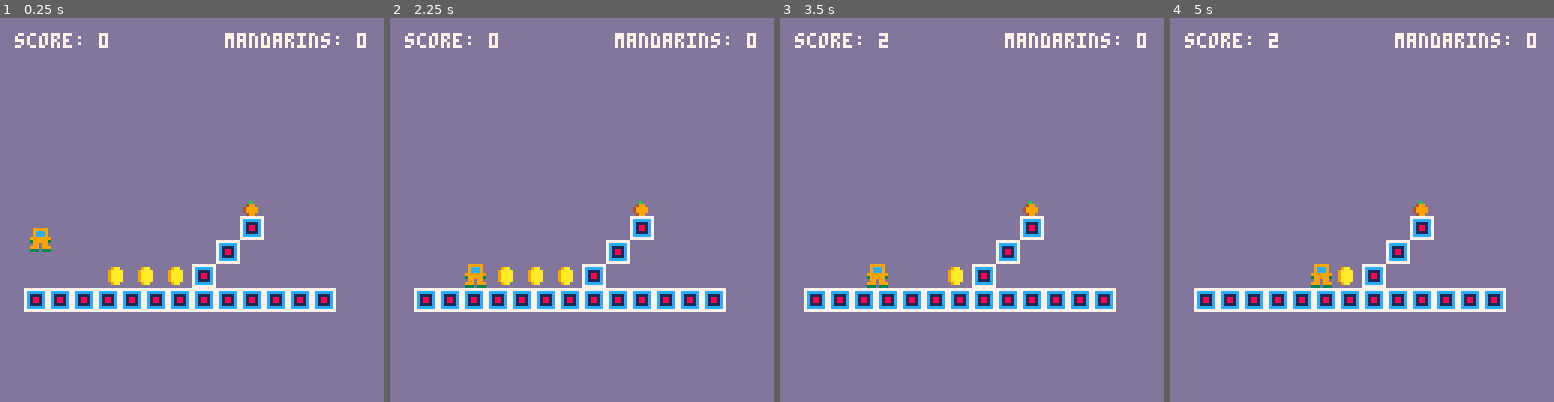
Above: before the commit, frames 1-4 (left to right).
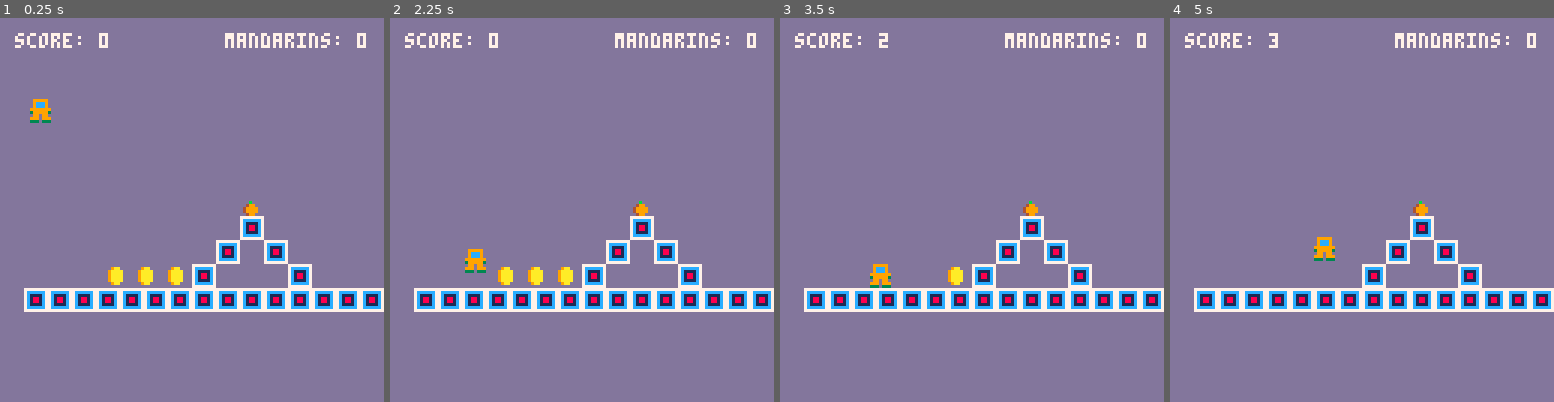
Above: after the commit, the same moments.

Repository: Thomasjkeel/first-game
Game: PICO-8 cartridge first_game.p8
The game is run twice, just before and just after one commit, with the same random seed, the same clock (stepped at 60 frames per second) and the same inputs.
Inputs:
- Up to frame 1 (0.25 s): no input
- Up to frame 2 (2.25 s): hold Right 1.6-2.1 s; hold Up from 2.15 s (still down)
- Up to frame 3 (3.5 s): release Up at 2.42 s; hold Right 2.47-3.03 s; hold Left from 3.08 s (still down)
- Up to frame 4 (5 s): release Left at 3.58 s; hold Down 3.63-3.97 s; hold Right 4.02-4.68 s; hold Up from 4.73 s (still down)

The runs differ from the first frame. In frame 1, 2.1% of the frame differs, in the area x 7-100%, y 21-77%; in frame 2, 2.0%; in frame 3, 1.7%; in frame 4, 2.3%, in the area x 25-100%, y 5-77%.

Commit message:
adjust start position

Diff:
--- a/first_game.p8
+++ b/first_game.p8
@@ -9,49 +9,52 @@
 -- local coins
 local score
 local mandarin_score
+-- in_air=true
 
 function _init()
  score=0
  mandarin_score=0
  player = {
   x=10,
-  y=62,
+  y=20,
+  vx=0,
+  vy=0,
   color=9,
   name="thomas",
   width=7,
   height=8,
   radius=4,
+  in_air=true,
   move_speed=1,
   mandarin_alligned=false,
   draw=function(self)
    spr(1, self.x, self.y)
    -- circ(self.x,self.y,self.radius,12)
    local x,y,w,h=self.x,self.y,self.width,self.height
-   -- bounding box
-   -- rect(x,y,x+w,y+h, 12)
-   -- -- bottom hitbox
-   -- rectfill(x+2,y+(h/2),x+w-2,y+h,8)
-   -- -- top hitbox
-   -- rectfill(x+2,y+(h/2),x+w-2,y,12)
-   -- -- side hitboxes
-   -- rectfill(x,y+2,x+w/2,y+h-2, 11)
-   -- rectfill(x+w/2,y+2,x+w,y+h-2, 10)
-  end,
-  update=function(self)
+
+  end,
+  update=function(self)
+   self.vx*=0.5 -- gradual stop (friction)
    if btn(0) then
-    self.x-=self.move_speed
+    self.vx=-self.move_speed
    end
    if btn(1) then
-    self.x+=self.move_speed
-   end
-   if btn(2) then
-    self.y-=self.move_speed
-   end
-   if btn(3) then
-    self.y+=self.move_speed
-   end
-
-   self.y+=1
+    self.vx=self.move_speed
+   end
+   -- jump button
+   if btn(2) and not self.in_air then
+    self.vy-=2
+   end
+
+   -- velocity
+   self.vy+=0.2
+   self.vy=mid(-3,self.vy,3)
+   self.vx=mid(-3,self.vx,3)
+   -- apply velocity
+   self.x+=self.vx
+   self.y+=self.vy
+   self.in_air=true
+
 
   end,
    -- check hit detection
@@ -72,22 +75,33 @@
 
  check_for_block_collision=function(self, block)
   local x,y,w,h=self.x,self.y,self.width,self.height
-  local top_hitbox={x=x+2,y=y,width=w-4,height=h/2}
-  local bottom_hitbox={x=x+2,y=y+h/2,width=w-4,height=h/2}
-  local left_hitbox={x=x,y=y+2,width=w/2,height=h-4}
-  local right_hitbox={x=x+w/2,y=y+2,width=w/2,height=h-4}
+  local top_hitbox={x=x+3,y=y,width=w-6,height=h/2}
+  local bottom_hitbox={x=x+3,y=y+h/2,width=w-6,height=h/2}
+  local left_hitbox={x=x,y=y+3,width=w/2,height=h-6}
+  local right_hitbox={x=x+w/2,y=y+3,width=w/2,height=h-6}
   -- collisions
-  if bounding_boxes_overlapping(top_hitbox,block) then
-   self.y=block.y+block.height
-  end
   if bounding_boxes_overlapping(bottom_hitbox,block) then
    self.y=block.y-self.height
-  end
-  if bounding_boxes_overlapping(left_hitbox,block) then
+   -- set in air and reset velocity
+   if self.vy>0 then
+    self.vy=0
+   end
+   self.in_air=false
+  elseif bounding_boxes_overlapping(left_hitbox,block) then
    self.x=block.x+block.width
-  end
-  if bounding_boxes_overlapping(right_hitbox,block) then
+   if self.vx>0 then
+    self.vx=0
+   end
+  elseif bounding_boxes_overlapping(right_hitbox,block) then
    self.x=block.x-self.width
+   if self.vx<0 then
+    self.vx=0
+   end
+  elseif bounding_boxes_overlapping(top_hitbox,block) then
+   self.y=block.y+block.height
+   if self.vy<0 then
+    self.vy=0
+   end
   end
 
  end
@@ -105,12 +119,14 @@
  --  add(mandarins,make_mandarin(8*1,80))
  -- end
  add(mandarins, make_mandarin(80,60))
- for i=1,13 do
+ for i=1,15 do
   add(blocks,make_block(8*i,90))
  end
  add(blocks,make_block(64,82))
  add(blocks,make_block(72,74))
  add(blocks,make_block(80,66))
+ add(blocks, make_block(88,74))
+ add(blocks, make_block(96,82))
 
 end
 
Not shown, changed: the sound effects (__sfx__) section of first_game.p8
